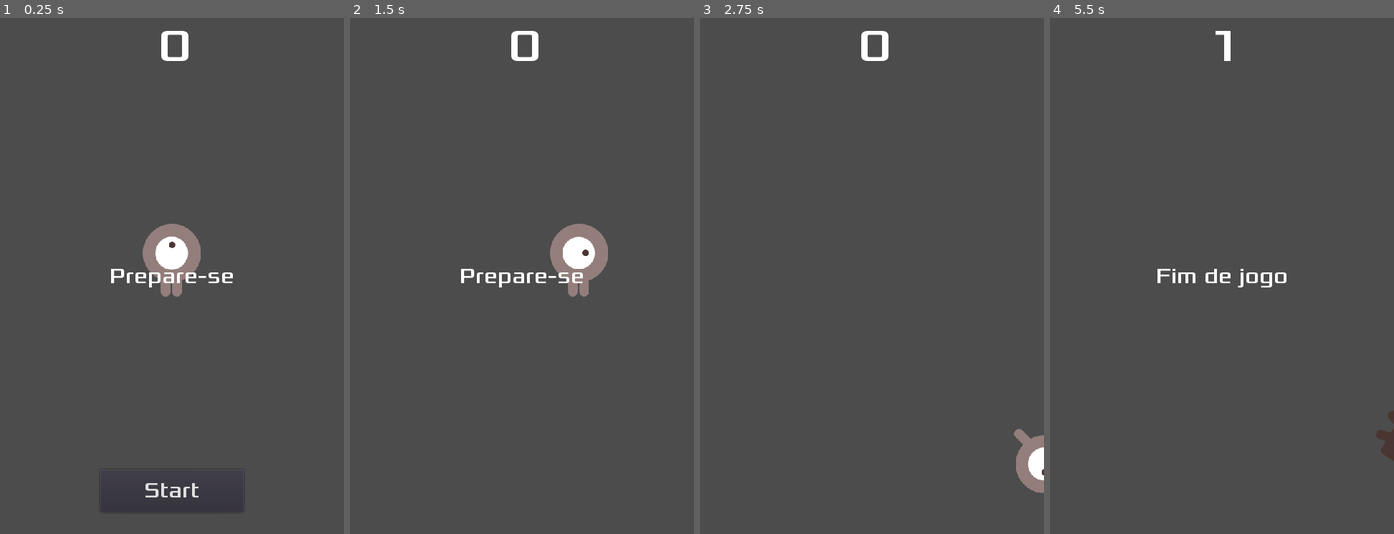
Above: before the commit, frames 1-4 (left to right).
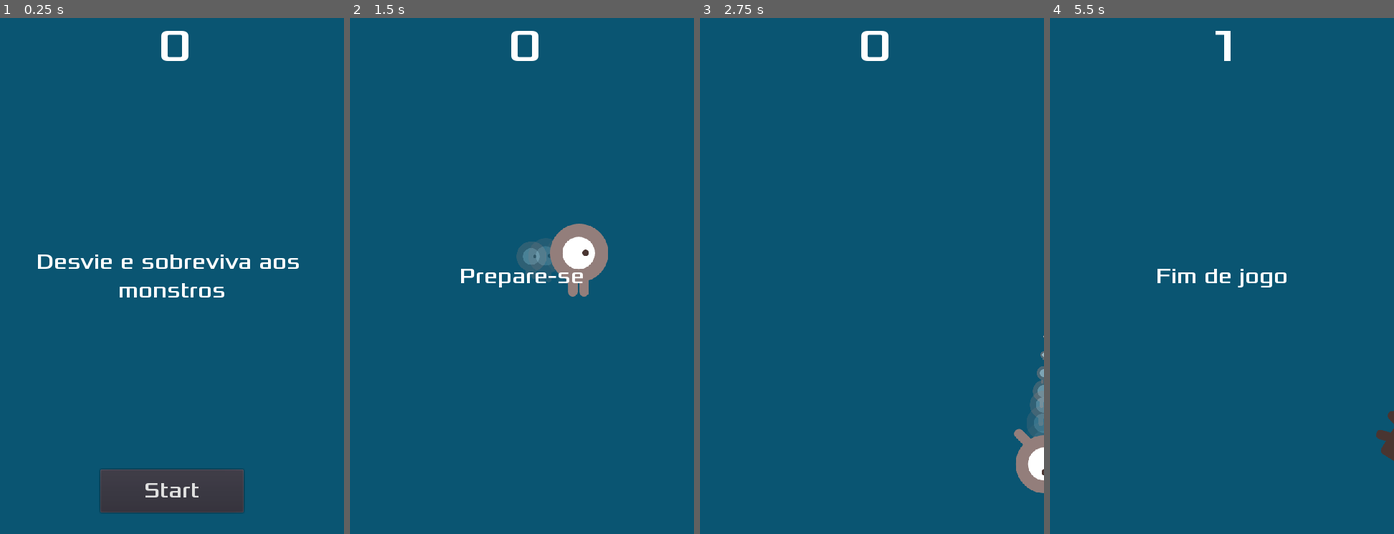
Above: after the commit, the same moments.

Repository: Gui-dev/dodge-the-creeps
Game: Godot game, scene res://levels/Main.tscn
Same seed, same stepped clock (60 frames per second), same inputs: the game is played once before the commit and once after it. The project has no main scene, so this scene is started directly.
Inputs:
- Up to frame 1 (0.25 s): no input
- Up to frame 2 (1.5 s): click "Start" at 0.5 s; tap Enter at 1.25 s; hold Right (ui_right) from 1.28 s (still down)
- Up to frame 3 (2.75 s): release Right (ui_right) at 2.03 s; hold Down (ui_down) from 2.03 s (still down)
- Up to frame 4 (5.5 s): release Down (ui_down) at 2.78 s; hold Right (ui_right) 2.78-3.53 s; hold Up (ui_up) 3.53-4.28 s; hold Left (ui_left) from 4.28 s (still down)

The runs differ from the first frame. In frame 1, 96% of the frame differs, in the area x 0-100%, y 0-100%; in frame 2, 98%; in frame 3, 99%; in frame 4, 99%.

Commit message:
feat: add sounds and background

Diff:
--- a/levels/Main.tscn
+++ b/levels/Main.tscn
@@ -1,9 +1,11 @@
-[gd_scene load_steps=6 format=2]
+[gd_scene load_steps=8 format=2]
 
 [ext_resource path="res://scenes/Player.tscn" type="PackedScene" id=1]
 [ext_resource path="res://scripts/Main.gd" type="Script" id=2]
 [ext_resource path="res://scenes/Enemy.tscn" type="PackedScene" id=3]
 [ext_resource path="res://scenes/HUD.tscn" type="PackedScene" id=4]
+[ext_resource path="res://assets/art/House In a Forest Loop.ogg" type="AudioStream" id=5]
+[ext_resource path="res://assets/art/gameover.wav" type="AudioStream" id=6]
 
 [sub_resource type="Curve2D" id=1]
 _data = {
@@ -13,6 +15,11 @@
 [node name="Main" type="Node2D"]
 script = ExtResource( 2 )
 Enemy = ExtResource( 3 )
+
+[node name="background" type="ColorRect" parent="."]
+margin_right = 480.0
+margin_bottom = 721.0
+color = Color( 0.0416756, 0.335346, 0.449219, 1 )
 
 [node name="Player" parent="." instance=ExtResource( 1 )]
 position = Vector2( 240, 338 )
@@ -38,6 +45,12 @@
 
 [node name="HUD" parent="." instance=ExtResource( 4 )]
 
+[node name="music" type="AudioStreamPlayer2D" parent="."]
+stream = ExtResource( 5 )
+
+[node name="sound_death" type="AudioStreamPlayer2D" parent="."]
+stream = ExtResource( 6 )
+
 [connection signal="hit" from="Player" to="." method="_on_game_over"]
 [connection signal="timeout" from="timer_init" to="." method="_on_timer_init_timeout"]
 [connection signal="timeout" from="score_time" to="." method="_on_score_time_timeout"]
--- a/scenes/HUD.tscn
+++ b/scenes/HUD.tscn
@@ -14,6 +14,12 @@
 [sub_resource type="DynamicFont" id=3]
 size = 30
 font_data = ExtResource( 1 )
+
+[sub_resource type="InputEventAction" id=4]
+action = "ui_select"
+
+[sub_resource type="ShortCut" id=5]
+shortcut = SubResource( 4 )
 
 [node name="HUD" type="CanvasLayer"]
 script = ExtResource( 2 )
@@ -59,6 +65,7 @@
 margin_right = 100.0
 margin_bottom = -30.0
 custom_fonts/font = SubResource( 3 )
+shortcut = SubResource( 5 )
 text = "Start"
 
 [connection signal="timeout" from="message_timer" to="." method="_on_message_timer_timeout"]
--- a/scenes/Player.tscn
+++ b/scenes/Player.tscn
@@ -22,6 +22,26 @@
 [sub_resource type="CapsuleShape2D" id=2]
 radius = 40.0
 
+[sub_resource type="Gradient" id=3]
+colors = PoolColorArray( 1, 1, 1, 0, 1, 1, 1, 0.784314 )
+
+[sub_resource type="GradientTexture" id=4]
+gradient = SubResource( 3 )
+
+[sub_resource type="Curve" id=5]
+_data = [ Vector2( 0, 0.52454 ), 0.0, 0.0, 0, 0, Vector2( 1, 0 ), 0.0, 0.0, 0, 0 ]
+
+[sub_resource type="CurveTexture" id=6]
+curve = SubResource( 5 )
+
+[sub_resource type="ParticlesMaterial" id=7]
+flag_disable_z = true
+gravity = Vector3( 0, 0, 0 )
+orbit_velocity = 0.0
+orbit_velocity_random = 0.0
+scale_curve = SubResource( 6 )
+color_ramp = SubResource( 4 )
+
 [node name="Player" type="Area2D"]
 script = ExtResource( 5 )
 
@@ -34,4 +54,11 @@
 position = Vector2( 0, -1 )
 shape = SubResource( 2 )
 
+[node name="particles" type="Particles2D" parent="."]
+show_behind_parent = true
+lifetime = 0.5
+local_coords = false
+process_material = SubResource( 7 )
+texture = ExtResource( 2 )
+
 [connection signal="body_entered" from="." to="." method="_on_Player_body_entered"]
--- a/scripts/Main.gd
+++ b/scripts/Main.gd
@@ -7,7 +7,7 @@
 
 func _ready() -> void:
   randomize()
-  new_game()
+
 
 func new_game() -> void:
   score = 0
@@ -15,12 +15,15 @@
   $timer_init.start()
   $HUD.show_message('Prepare-se')
   $HUD.update_score(score)
+  $music.play()
 
 
 func _on_game_over() -> void:
   $score_time.stop()
   $timer_enemy.stop()
   $HUD.game_over()
+  $music.stop()
+  $sound_death.play()
 
 
 func _on_timer_init_timeout() -> void:
--- a/scripts/Player.gd
+++ b/scripts/Player.gd
@@ -17,8 +17,10 @@
   if velocity.length() > 0:
     velocity = velocity.normalized() * speed
     $animated.play()
+    $particles.emitting = true
   else:
     $animated.stop()
+    $particles.emitting = false
 
   if velocity.x != 0:
     $animated.animation = 'right'
Not shown: 1 places in scenes/HUD.tscn that only renumber resources
Not shown: 1 places in scenes/Player.tscn that only renumber resources
